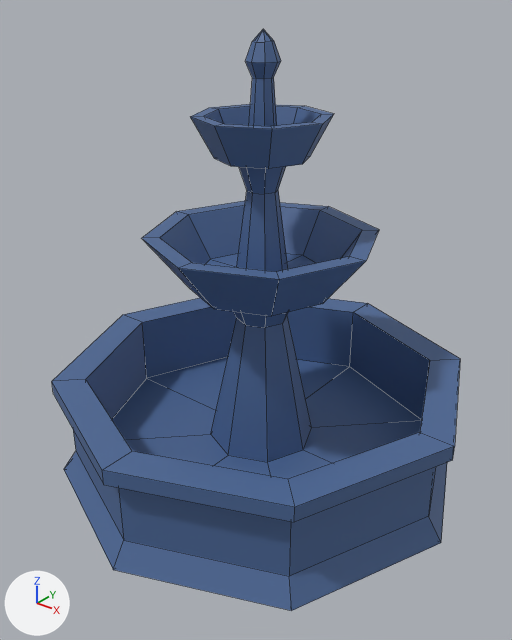
One commit to the FBX model JackiesLantern/Assets/GameAssets/Models/Level2Models/Fountain_Model.fbx: the scene before it, then after it.
Both versions are drawn from a camera (50 mm lens) standing at (4.33, -5.52, 5.22) and looking at (0.09, -0.21, 1.93). Arrows for +X, +Y and +Z are at lower left; the lights stay in place. Mesh edges are drawn as thin lines. Where no turn or scale is listed for an object, it has been applied to the vertices.

Names of what the first picture shows: 'Fountain'.
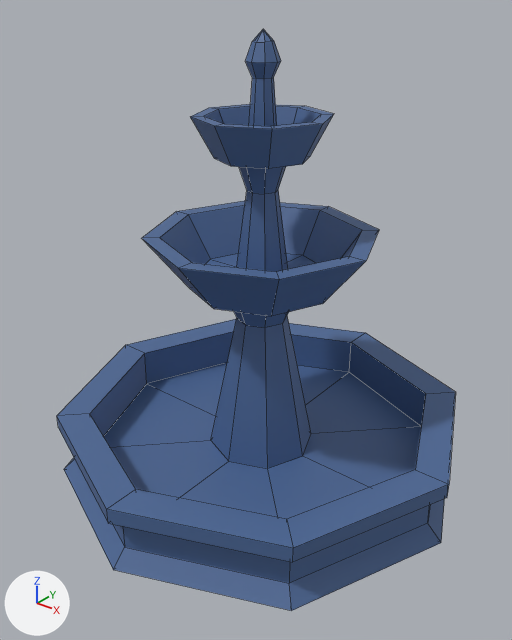
What differs and where, as boxes (x1, y1, x2, y2) in the pictures (512 x 640 px; the box of a moved part takes in the faces that stretch with it):
'Fountain', reshaped
    before: (52, 29, 460, 611)
    after: (57, 29, 456, 611)
part 1 of me_mesh_005, moved or reshaped
    before: (52, 298, 460, 522)
    after: (57, 319, 456, 562)
part 2 of me_mesh_005, moved or reshaped
    before: (64, 307, 447, 605)
    after: (64, 316, 445, 605)

The change, as a diff of the scene's bpy script:
```diff
--- a/JackiesLantern/Assets/GameAssets/Models/Level2Models/Fountain_Model.fbx.py
+++ b/JackiesLantern/Assets/GameAssets/Models/Level2Models/Fountain_Model.fbx.py
@@ me_mesh_005 @@
 me_mesh_005.from_pydata(...)  # 202 vertices, 208 faces; spans x -2.34..2.34, y -2.34..2.34, z 0.0..4.78
 # used by ob_fountain; location = (0.0, 0.0, 0.0)
+# me_mesh_005 part 1: all 32 vertices in x -2.33..2.33, y -2.33..2.33, z 1.03..1.2 are moved by (0.0, 0.0, -0.45)
+# me_mesh_005 part 2: all 24 vertices in x -2.17..2.17, y -2.17..2.17, z 0.26..0.36 are moved by (0.0, 0.0, -0.09)
 me_mesh_005.materials.append(mat_fountain)
```
